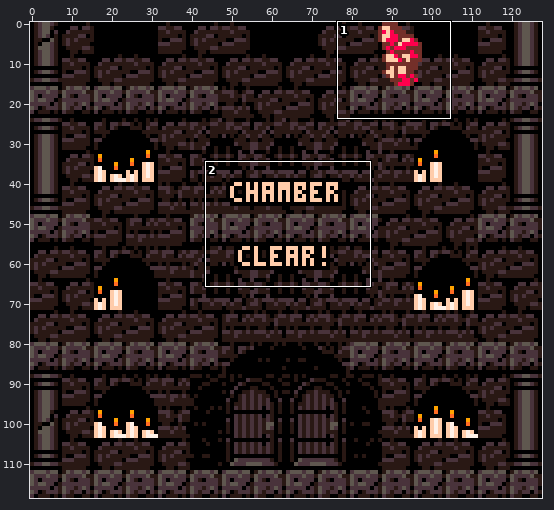
Sprite sheet, stored at Assets/lvl13.png. Above: a wide view before the commit, with the close-up outlined.
Close-up. Before the edit:
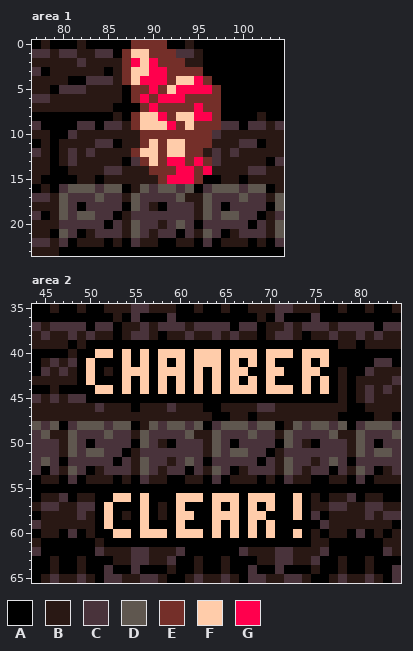
The file is 128x119 pixels. Shown: area 1: x 77..104, y 0..23; area 2: x 44..84, y 35..65.
Palette (. is transparent): A #000000  B #291814  C #49333b  D #5f574f  E #742f29  F #ffccaa  G #ff004d
Pixels before, area 1, first column x 77:
 0 ABAAABAAAAAEEEEAABAAAAAAAAAA
 1 CCBCCBBCCAEFFEEECCBAAAAAAAAA
 2 BBBBBCBBBBEGFGEEEBBAAAAAAAAA
 3 CABBBBBBABEFFGGEEEEAAAAAAAAA
 4 BBBBAACCCBEFGGGEFFGEAAAAAAAA
 5 BBACCCBBBBAEEGEFGGGGEAAAAAAA
 6 CCBBBBBBBBAEGEGGGEEEEAAAAAAA
 7 BBBBBBBBBAAAEGEEEEGEEAAAAAAA
 8 AAAAAAAAABAEFFGEFFGGEAAAABAA
 9 CAAAACCACCBEFFFGEFEEECCACCBC
10 BBAACBBBBBBBEEEEEEEECBBBBBBB
11 ABABBBBCCABBEFEFFEEEBBBCCABB
12 CBABCBCBBBBEFFEFFEEBCBCBBBBB
13 BBABCBBBBBACEFEGGEGECBBBBBAC
14 BBAABBBBCCBBBEEEGGEGBBBBCCBB
15 BAAAABBABBBBBBEGGGEAABBABBBB
16 ABACDDDCDDABDCDDCDACDDDCDDAB
17 CCBDCCCDCCBDCCCCDBBDCCCDCCBD
18 BBBDCACCCCADCBACCCBDCACCCCAD
19 CABDCDDCCABCCCCCCCBDCDDCCABC
20 BBBCCCCCACBDCCBCDCACCCCCACBD
21 BBADCABCCCBDCBCCACBDCABCCCBD
22 CCBCABBBABACBBAABBACABBBABAC
23 BBBAAAAAAAAAAAAAAAAAAAAAAAAA
Pixels before, area 2, first column x 44:
35 AABAABAABBBCCBBBAABAABAABBBCCBBBAABAABAAB
36 AAAAAAAAABACAAACAAAAAAAAABACAAACAAAAAAAAA
37 CBCCCCACCABBCBCCCBCCCCACCABBCBCCCBCCCCACC
38 BCBBCBCBBABCCBABBCBBCBCBBABCCBABBCBBCBCBB
39 BBBBABAAAAAAAAAAAAAAAAAAAAAAAAAAAABBABBBB
40 AAAABAAFFAFAFAFFFAFFFAFFFAFFFAFFFAAAAAAAA
41 ABCBCAFAAAFAFAFAFAFFFAFAFAFAAAFAFAAAAACCA
42 ACBCBAFABAFFFAFFFAFAFAFFAAFFAAFFAABAACBBB
43 BBBBBAFAAAFAFAFAFAFAFAFAFAFAAAFAFABABBBBC
44 AABAAAAFFAFAFAFAFAFAFAFFFAFFFAFAFABABCBCB
45 CBCBCCAAAAAAAAAAAAAAAAAAAAAAAAAAAABABCBBB
46 BBBBBBBCBBBABBBCBBBAABBBBCCBBBBBBBBAABBBB
47 BBBBBBBBBBBBBBBBBBBBAABBABBBBBBBBBAAAABBA
48 DCDACDDDCDDABDCDDCDACDDDCDDABDCDDCDACDDDC
49 CDBBDCCCDCCBDCCCCDBBDCCCDCCBDCCCCDBBDCCCD
50 CCCBDCACCCCADCBACCCBDCACCCCADCBACCCBDCACC
51 CCCBDCDDCCABCCCCCCCBDCDDCCABCCCCCCCBDCDDC
52 CDCACCCCCACBDCCBCDCACCCCCACBDCCBCDCACCCCC
53 CACBDCABCCCBDCBCCACBDCABCCCBDCBCCACBDCABC
54 ABBACABBBABACBBAABBACABBBABACBBAABBACABBB
55 AAAAAAAAAAAAAAAAAAAAAAAAAAAAAAAAAAAAAAAAA
56 ABBCABBAAFFAFAAAFFFAFFFAFFFAAFABABBCABBAA
57 BCCBBCCAFAAAFABAFAAAFAFAFAFAAFABBCCBBCCBB
58 ABBBBCBAFABAFABAFFAAFFFAFFAAAFACABBBBCBCC
59 CBBBBBBAFAAAFAAAFAAAFAFAFAFAAAAACBBBBBBBA
60 ABBACABAAFFAFFFAFFFAFAFAFAFAAFABABBACABAB
61 BAAAAAABAAAAAAAAAAAAAAAAAAAAAAABBAAAAAABB
62 CAAAAAACBBBCCBBBCAAAAAACBBBCCBBBCAAAAAACB
63 AABAABAAABBCCBBCAABAABAAABBCCBBCAABAABAAA
64 AABAABAACAACAAABAABAABAACAACAAABAABAABAAC
65 ABCBBCBACCBBCCBAABCBBCBACCBBCCBAABCBBCBAC
Once edited:
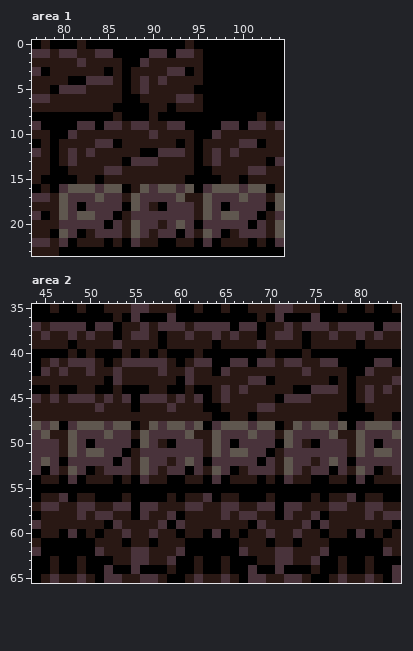
Message: lvl 12 geo and enemies working
Diff:
Area 1:
y 0: x 88..91 EEEE -> AAAA
y 1: x 87..92 EFFEEE -> AAACCA
y 2: x 87..93 EGFGEEE -> AACBBBB
y 3: x 87..95 EFFGGEEEE -> ABBBBCCAB
y 4: x 87..96 EFGGGEFFGE -> ABCBCBBBBA
y 5: x 88..97 EEGEFGGGGE -> BCBBBBBAAA
y 6: x 88..97 EGEGGGEEEE -> ABBBBCCBAA
y 7: x 89..97 EGEEEEGEE -> ABBABBBAA
y 8: x 88..97 EFFGEFFGGE -> AABAAAAAAA
y 9: x 88..97 EFFFGEFEEE -> CCBBCCAAAA
y 10: x 89..96 EEEEEEEE -> BCBBBBAA
y 11: x 89..96 EFEFFEEE -> BBBBABAB
y 12: x 88..95 EFFEFFEE -> BAACCCBA
y 13: x 89..96 EFEGGEGE -> CCBBBBAB
y 14: x 90..96 EEEGGEG -> BBBBBAA
y 15: x 91..95 EGGGE -> BBBAA
Area 2:
y 39: x 50..57 AAAAAAAA -> BBBCBBBB; x 59..63 AAAAA -> BBBBB; x 65..73 AAAAAAAAA -> BBBBCBBBB; x 75..77 AAA -> BBB
y 40: x 50..52 AFF -> BAA; x 54 F -> B; x 56 F -> B; x 58..60 FFF -> BAA; x 62..64 FFF -> BAA; x 66..68 FFF -> AAA; x 70..72 FFF -> BAA; x 74..76 FFF -> BAA
y 41: x 49..51 AFA -> CCB; x 53..64 AFAFAFAFAFFF -> BCCCCCBABCCA; x 66..77 FAFAFAAAFAFA -> CCACCBCCBBCC
y 42: x 49..51 AFA -> BCB; x 53..77 AFFFAFFFAFAFAFFAAFFAAFFAA -> CBBBBCBBCBBACBBBBBBBBCBBB
y 43: x 49..51 AFA -> BBB; x 53..76 AFAFAFAFAFAFAFAFAFAAAFAF -> CBBBBBBACBBBBBBCCABBBBBB
y 44: x 49..54 AAFFAF -> BBAABA; x 56..58 FAF -> ABB; x 60..62 FAF -> ABA; x 64..72 FAFFFAFFF -> BCBCBBBBB; x 74..77 FAFA -> ACCC
y 45: x 50..54 AAAAA -> CBCBC; x 56..62 AAAAAAA -> CCCBCBC; x 64..70 AAAAAAA -> BCBBBBB; x 72..77 AAAAAA -> CCCBBB
y 56: x 53..54 FF -> AB; x 56 F -> A; x 59..66 AFFFAFFF -> BABBCABB; x 68..70 FFF -> AAB; x 73 F -> A
y 57: x 51..54 AFAA -> BBCC; x 56..57 FA -> CC; x 59..70 AFAAAFAFAFAF -> BBCCBBCCBBCC; x 72..74 AFA -> CCB
y 58: x 51..53 AFA -> CCB; x 56..57 FA -> CB; x 59..70 AFFAAFFFAFFA -> CABBBBCBCCBB; x 72..74 AFA -> CBB
y 59: x 51..58 AFAAAFAA -> BACBBBBC; x 60..74 FAAAFAFAFAFAAAA -> CBBBBBBBACBBBBC
y 60: x 52..62 AFFAFFFAFFF -> BBCBBCBBABB; x 64 F -> C; x 66 F -> B; x 68..74 FAFAAFA -> BBCBBCB
y 61: x 52..53 AA -> BB; x 55..56 AA -> BB; x 58..60 AAA -> BBB; x 67..69 AAA -> BBB; x 71..72 AA -> BB; x 74 A -> B
